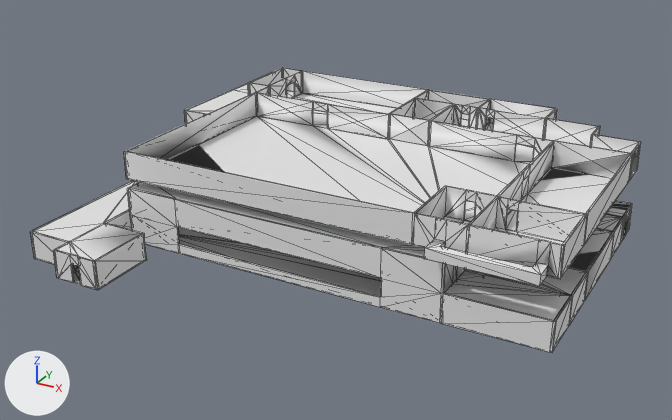
The OBJ model vongott/Assets/ImportOBJ/la_guardia_air_terminal.obj, before and after one commit.
Camera for both pictures: a camera (50 mm lens) standing at (40.5, -86.5, 42.4) and looking at (-4.7, -4.4, 1.4). The lights are fixed; the arrows at lower left show +X, +Y and +Z. Mesh edges are drawn as thin lines. Materials are left out; every surface is plain grey. Where no turn or scale is listed for an object, it has been applied to the vertices.

Objects in the first picture: 'map_la_guardia_air_terminal_Cube.001'.
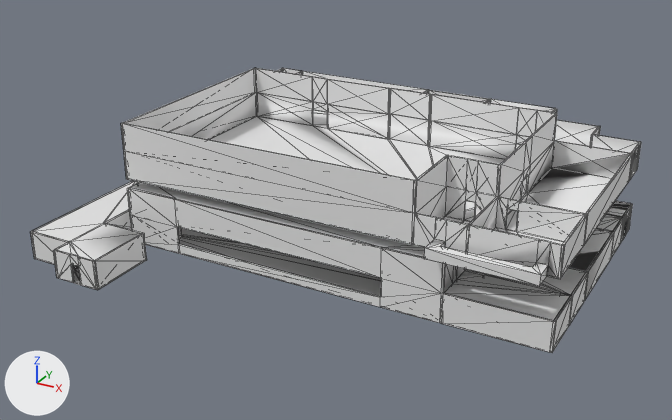
Boxes (x1, y1, x2, y2) around the edits, measured in the pictures (672 x 420 px):
part 1 of me_map_la_guardia_air_terminal_cube_001, built on: before (124, 92, 554, 222); after (121, 68, 557, 222)

Edits to the bpy script that builds the scene:
```text
Change me_map_la_guardia_air_terminal_cube_001:
    used by ob_map_la_guardia_air_terminal_cube_001; location = (0.0, 0.0, 0.0)
    remove me_map_la_guardia_air_terminal_cube_001.from_pydata(...)  # 888 vertices, 2232 faces; spans x -32.1..24.1, y -29.1..26.1, z 0.0..10.0
    add me_map_la_guardia_air_terminal_cube_001.from_pydata(...)  # 1000 vertices, 2426 faces; spans x -32.1..24.1, y -29.1..26.1, z 0.0..13.0
    me_map_la_guardia_air_terminal_cube_001 part 1
    56 faces are deleted
    48 new vertices lie (0.0, 0.0, 3.0) away from vertices in x -21.1..16.1, y -19.1..5.1, z 10.0
    154 new faces join them
```
